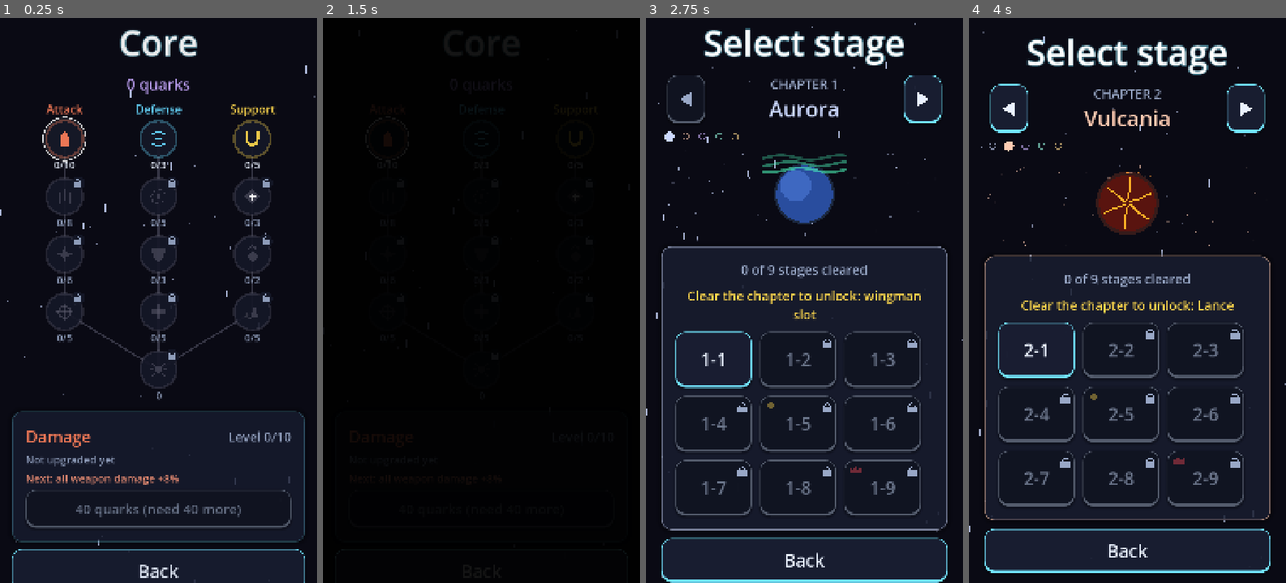
Above: before the commit, frames 1-4 (left to right).
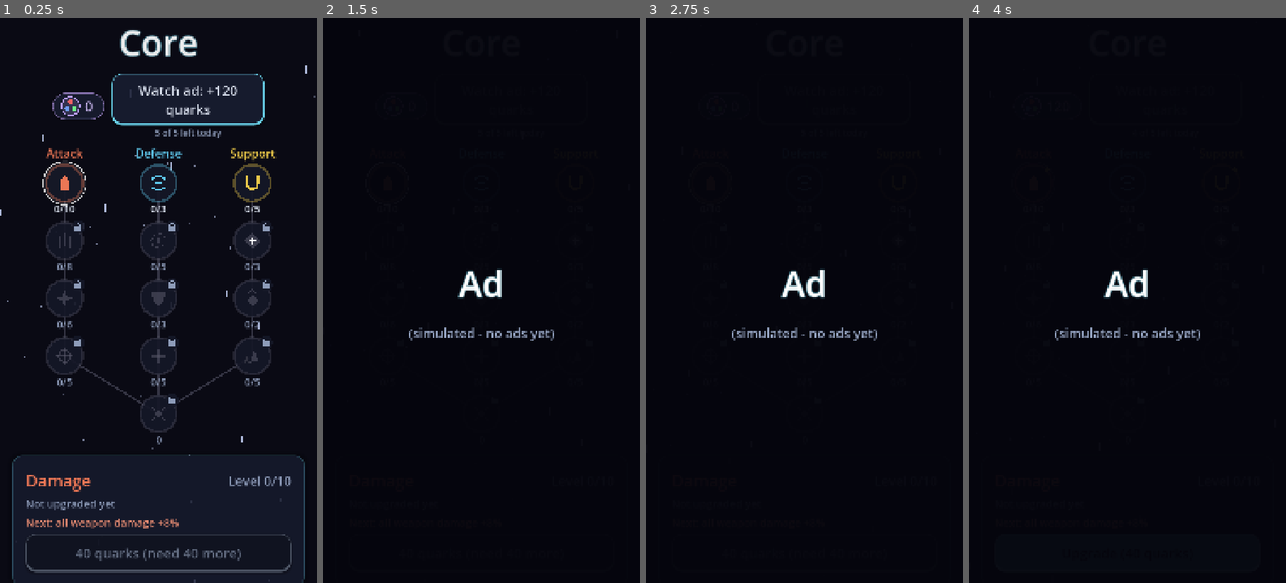
Above: after the commit, the same moments.

Repository: GDPonsoni/Nucleon-Squad-3D
Game: Godot game, scene res://scenes/upgrades.tscn
Two runs of this game, one before a commit and one after it. Both use one fixed random seed, a clock stepped at 60 frames per second and the inputs below. This scene is started directly instead of the project's main scene.
Inputs (mouse positions are in pixels of both pictures, inside the frame that each line leads up to):
- Up to frame 1 (0.25 s): no input
- Up to frame 2 (1.5 s): click (510, 97) at 0.5 s, where only the run after the commit has a clickable "Watch ad: +120 quarks"; click (481, 571) at 1.25 s, where only the run before the commit has a clickable "Back"
- Up to frame 3 (2.75 s): click (804, 244) at 2 s, where only the run before the commit has a clickable "Play"
- Up to frame 4 (4 s): move the mouse to (1197, 272) at 2.77 s; hold Right (ui_right) 2.78-3.5 s; click (1197, 272) at 2.92 s; click (1162, 97) at 3.5 s, where only the run after the commit has a clickable "Watch ad: +120 quarks"

The runs differ from the first frame. In frame 1, 15% of the frame differs, in the area x 3-97%, y 9-100%; in frame 2, 0.9%; in frame 3, 41%, in the area x 0-100%, y 0-100%; in frame 4, 39%.

Commit message:
feat(ui): selo de quarks, quarks por anúncio, banner simulado e estatísticas opcionais
- Selo de quarks (ícone e saldo, com contagem animada ao ganhar) no topo
  do menu inicial e na tela Núcleo; o botão Núcleo fica só com o nome.
- Tela Núcleo: ver anúncio (simulado) para ganhar quarks, até 5 por dia;
  a recompensa cresce com os capítulos concluídos.
- Menu inicial: espaço reservado para um banner pequeno no rodapé
  (AdService.make_banner_placeholder, a trocar pelo SDK).
- Configurações: "Estatísticas na tela" liga e desliga o FPS e os
  contadores da partida (para mostrar a demo).
- Botões de alternância encolhem a fonte para caber (espanhol estourava).

Co-Authored-By: Claude Opus 5.5 <noreply@anthropic.com>

Diff:
--- a/data/i18n/strings.csv
+++ b/data/i18n/strings.csv
@@ -52,7 +52,7 @@
 PLANET_4_NAME,Singularity,Singularidade,Singularidad
 BOSS_4_NAME,Hydra,Hidra,Hidra
 SWITCH_CHOOSE,Choose your next ship,Escolha a próxima nave,Elige tu próxima nave
-MENU_UPGRADES,Core (%d quarks),Núcleo (%d quarks),Núcleo (%d quarks)
+MENU_UPGRADES,Core,Núcleo,Núcleo
 RESULT_QUARKS,Quarks,Quarks,Quarks
 RESULT_QUARKS_DETAIL,enemies +%d · stage +%d,inimigos +%d · fase +%d,enemigos +%d · fase +%d
 RESULT_UPGRADES,Upgrade core (%d quarks),Evoluir núcleo (%d quarks),Mejorar núcleo (%d quarks)
@@ -141,3 +141,8 @@
 SQUAD_COMPANION_NONE,None,Nenhuma,Ninguna
 SQUAD_SLOTS_TITLE,Squad,Esquadrão,Escuadrón
 SETTINGS_PICK_LANGUAGE,Choose the language,Escolha o idioma,Elige el idioma
+ADS_EARN_BUTTON,Watch ad: +%d quarks,Ver anúncio: +%d quarks,Ver anuncio: +%d quarks
+ADS_EARN_LEFT,%d of %d left today,%d de %d restantes hoje,%d de %d restantes hoy
+ADS_EARN_DONE,Come back tomorrow for more,Volte amanhã para mais,Vuelve mañana por más
+BANNER_PLACEHOLDER,Banner ad space (simulated),Espaço do banner (simulado),Espacio del banner (simulado)
+SETTINGS_STATS,On-screen stats,Estatísticas na tela,Estadísticas en pantalla
--- a/scripts/core/ad_service.gd
+++ b/scripts/core/ad_service.gd
@@ -12,6 +12,23 @@
 
 func is_rewarded_available() -> bool:
 	return not _busy
+
+
+## Espaço do banner (simulado): retângulo marcando onde o banner real vai ficar.
+## Com o SDK, troque por um nó que exibe o banner do AdMob na mesma área.
+func make_banner_placeholder() -> Control:
+	var panel := PanelContainer.new()
+	var style := StyleBoxFlat.new()
+	style.bg_color = Color(0.0, 0.0, 0.0, 0.55)
+	style.border_color = Color(Params.ui_muted_text_color, 0.4)
+	style.border_width_top = 2
+	panel.add_theme_stylebox_override("panel", style)
+	panel.mouse_filter = Control.MOUSE_FILTER_IGNORE
+	var label := UiFactory.make_subtitle("BANNER_PLACEHOLDER")
+	label.add_theme_font_size_override("font_size", Params.results_detail_font_size)
+	label.vertical_alignment = VERTICAL_ALIGNMENT_CENTER
+	panel.add_child(label)
+	return panel
 
 
 ## Mostra o anúncio. Quem chamou deve aguardar rewarded_finished.
--- a/scripts/core/params.gd
+++ b/scripts/core/params.gd
@@ -27,8 +27,17 @@
 var companion_sound_db: float = -8.0  # a nave auxiliar soa mais baixo
 var default_settings: Dictionary = {
 	"master": 1.0, "music": 0.7, "sfx": 0.8, "vibration": true, "reduced_effects": false, "language": "auto",
+	"show_stats": true,
 }
 var languages: PackedStringArray = ["auto", "pt_BR", "en", "es"]
+var ad_quarks_base: int = 120  # quarks por anúncio assistido
+var ad_quarks_per_chapter: int = 60  # a mais por capítulo concluído
+var ad_quarks_daily_limit: int = 5
+var ad_button_size: Vector2 = Vector2(520.0, 120.0)
+var banner_height: float = 150.0  # espaço simulado do banner no menu inicial
+var quark_badge_height: float = 92.0
+var quark_badge_font_size: int = 48
+var quark_badge_count_seconds: float = 0.8
 var vibration_ms: int = 60  # levar hit
 var haptic_tick_ms: int = 12  # toque leve: trocar de capítulo, trocar de nave
 var haptic_level_up_ms: int = 25
--- a/scripts/core/save_game.gd
+++ b/scripts/core/save_game.gd
@@ -15,6 +15,8 @@
 var quarks_earned_total: int = 0  # total ganho desde o início (estatística)
 var upgrades: Dictionary = {}  # id do nó da evolução -> nível
 var settings: Dictionary = {}  # configurações alteradas (as outras usam Params.default_settings)
+var ad_day: String = ""  # dia (AAAA-MM-DD) da contagem de anúncios por quarks
+var ad_count: int = 0  # anúncios por quarks vistos nesse dia
 ## Capítulos concluídos na campanha antiga (migração): contam como concluídos.
 var cleared_chapters: PackedStringArray = PackedStringArray()
 ## false = não grava no aparelho (ferramentas de teste e simulação)
@@ -120,6 +122,34 @@
 	quarks += amount
 	quarks_earned_total += amount
 	save()
+
+
+## Anúncios por quarks que ainda dá para ver hoje.
+func ads_left_today() -> int:
+	if ad_day != Time.get_date_string_from_system():
+		return Params.ad_quarks_daily_limit
+	return maxi(Params.ad_quarks_daily_limit - ad_count, 0)
+
+
+## Quarks de cada anúncio: crescem com os capítulos concluídos.
+func ad_quark_reward() -> int:
+	var cleared: int = 0
+	for p in Session.campaign.planets.size():
+		if is_chapter_cleared(p):
+			cleared += 1
+	return Params.ad_quarks_base + Params.ad_quarks_per_chapter * cleared
+
+
+## Anúncio assistido até o fim: soma os quarks e conta no limite do dia.
+func grant_ad_quarks() -> int:
+	var today: String = Time.get_date_string_from_system()
+	if ad_day != today:
+		ad_day = today
+		ad_count = 0
+	ad_count += 1
+	var reward: int = ad_quark_reward()
+	add_quarks(reward)
+	return reward
 
 
 func upgrade_level(node: UpgradeData) -> int:
@@ -180,6 +210,8 @@
 		"upgrades": upgrades,
 		"cleared_chapters": cleared_chapters,
 		"settings": settings,
+		"ad_day": ad_day,
+		"ad_count": ad_count,
 	}
 
 
@@ -214,6 +246,8 @@
 	if typeof(levels) == TYPE_DICTIONARY:
 		for id in levels:
 			upgrades[String(id)] = maxi(int(levels[id]), 0)
+	ad_day = String(data.get("ad_day", ""))
+	ad_count = maxi(int(data.get("ad_count", 0)), 0)
 	var saved_settings: Variant = data.get("settings", {})
 	if typeof(saved_settings) == TYPE_DICTIONARY:
 		for key in saved_settings:
--- a/scripts/ui/debug_overlay.gd
+++ b/scripts/ui/debug_overlay.gd
@@ -19,6 +19,10 @@
 
 
 func _process(_delta: float) -> void:
+	# Estatísticas podem ser escondidas nas configurações (ex.: mostrar a demo)
+	_label.visible = bool(SaveGame.setting("show_stats"))
+	if not _label.visible:
+		return
 	var text: String = "FPS %d\ntime scale %.2f" % [Engine.get_frames_per_second(), Engine.time_scale]
 	if stats.is_valid():
 		text += "\n" + stats.call()
--- a/scripts/ui/main_menu.gd
+++ b/scripts/ui/main_menu.gd
@@ -1,7 +1,8 @@
 extends Control
 ## Menu inicial: escolher a fase, montar o esquadrão, evoluir o núcleo ou configurar.
 ## Para sair, o botão Voltar do Android.
-## Fundo de estrelas, nave animada e saldo de quarks.
+## Fundo de estrelas, nave animada, selo com o saldo de quarks no topo e o espaço
+## do banner de anúncio no rodapé (só nesta tela).
 
 
 func _ready() -> void:
@@ -18,7 +19,21 @@
 
 	var column := UiFactory.make_column()
 	var center := UiFactory.make_centered(column)
+	# O conteúdo não cobre o banner do rodapé
+	center.offset_bottom = -Params.banner_height
 	add_child(center)
+
+	var badge := QuarkBadge.new()
+	badge.set_anchors_preset(Control.PRESET_TOP_RIGHT)
+	badge.grow_horizontal = Control.GROW_DIRECTION_BEGIN
+	badge.offset_right = -Params.hud_margin.x
+	badge.offset_top = Params.pause_button_margin.y
+	add_child(badge)
+
+	var banner: Control = AdService.make_banner_placeholder()
+	banner.set_anchors_preset(Control.PRESET_BOTTOM_WIDE)
+	banner.offset_top = -Params.banner_height
+	add_child(banner)
 	UiFactory.animate_in(center)
 
 	column.add_child(UiFactory.make_title("GAME_TITLE"))
@@ -31,9 +46,7 @@
 	squad_button.pressed.connect(SceneTransition.go_to.bind(ScenePaths.SQUAD))
 	column.add_child(squad_button)
 
-	var upgrades_button := UiFactory.make_button("")
-	upgrades_button.auto_translate_mode = Node.AUTO_TRANSLATE_MODE_DISABLED
-	upgrades_button.text = tr("MENU_UPGRADES") % SaveGame.quarks
+	var upgrades_button := UiFactory.make_button("MENU_UPGRADES")
 	upgrades_button.pressed.connect(_on_upgrades_pressed)
 	column.add_child(upgrades_button)
 
--- /dev/null
+++ b/scripts/ui/quark_badge.gd
@@ -0,0 +1,55 @@
+class_name QuarkBadge
+extends PanelContainer
+## Selo com o saldo de quarks: painel arredondado, ícone do quark e o número.
+## set_amount(valor, true) conta até o valor novo e dá um pulo (ganho de quarks).
+
+var _label: Label
+var _icon: Control
+var _shown: int = 0
+
+
+func _ready() -> void:
+	var style := StyleBoxFlat.new()
+	style.bg_color = Color(Params.ui_panel_color, 0.9)
+	style.border_color = Color(Params.quark_color, 0.7)
+	style.set_border_width_all(Params.ui_border_width)
+	style.set_corner_radius_all(int(Params.quark_badge_height * 0.5))
+	style.content_margin_left = Params.quark_badge_height * 0.3
+	style.content_margin_right = Params.quark_badge_height * 0.45
+	style.shadow_color = Color(0.0, 0.0, 0.0, 0.3)
+	style.shadow_size = 8
+	add_theme_stylebox_override("panel", style)
+	custom_minimum_size.y = Params.quark_badge_height
+	var row := HBoxContainer.new()
+	row.add_theme_constant_override("separation", 14)
+	add_child(row)
+	_icon = Control.new()
+	_icon.custom_minimum_size = Vector2.ONE * Params.quark_badge_height * 0.75
+	_icon.size_flags_vertical = Control.SIZE_SHRINK_CENTER
+	_icon.draw.connect(func() -> void:
+		UiFactory.draw_quark_icon(_icon, _icon.size * 0.5, _icon.size.x * 0.45))
+	row.add_child(_icon)
+	_label = Label.new()
+	_label.auto_translate_mode = Node.AUTO_TRANSLATE_MODE_DISABLED
+	_label.add_theme_font_size_override("font_size", Params.quark_badge_font_size)
+	_label.add_theme_color_override("font_color", Params.quark_color.lightened(0.3))
+	_label.size_flags_vertical = Control.SIZE_SHRINK_CENTER
+	row.add_child(_label)
+	resized.connect(func() -> void: pivot_offset = size * 0.5)
+	set_amount(SaveGame.quarks, false)
+
+
+func set_amount(value: int, animate: bool) -> void:
+	if not animate:
+		_set_shown(value)
+		return
+	var tween := create_tween().set_ignore_time_scale(true)
+	tween.tween_method(func(v: float) -> void: _set_shown(int(v)), float(_shown), float(value), Params.quark_badge_count_seconds)
+	var pop := create_tween().set_ignore_time_scale(true).set_trans(Tween.TRANS_BACK).set_ease(Tween.EASE_OUT)
+	pop.tween_property(self, "scale", Vector2.ONE * 1.15, 0.12)
+	pop.tween_property(self, "scale", Vector2.ONE, 0.25)
+
+
+func _set_shown(value: int) -> void:
+	_shown = value
+	_label.text = str(value)
--- a/scripts/ui/settings_panel.gd
+++ b/scripts/ui/settings_panel.gd
@@ -1,7 +1,7 @@
 class_name SettingsPanel
 extends VBoxContainer
 ## Configurações do jogo: volumes (geral, música, efeitos sonoros), vibração, efeitos
-## visuais reduzidos e idioma. Salva na hora (SaveGame.settings) e é usado na tela
+## visuais reduzidos, estatísticas na tela (FPS e contadores) e idioma. Salva na hora (SaveGame.settings) e é usado na tela
 ## de configurações do menu e na pausa.
 
 signal back_pressed
@@ -22,6 +22,7 @@
 	_add_slider("SETTINGS_SFX", "sfx", func() -> void: Audio.play(&"powerup_pickup"))
 	_add_toggle("SETTINGS_VIBRATION", "vibration", "SETTINGS_ON", "SETTINGS_OFF")
 	_add_toggle("SETTINGS_EFFECTS", "reduced_effects", "SETTINGS_EFFECTS_REDUCED", "SETTINGS_EFFECTS_FULL")
+	_add_toggle("SETTINGS_STATS", "show_stats", "SETTINGS_ON", "SETTINGS_OFF")
 	_add_language()
 	var back := UiFactory.make_button("MENU_BACK")
 	back.pressed.connect(back_pressed.emit)
@@ -56,8 +57,12 @@
 func _add_toggle(label_key: String, setting: String, on_key: String, off_key: String) -> void:
 	var button := UiFactory.make_button("")
 	button.auto_translate_mode = Node.AUTO_TRANSLATE_MODE_DISABLED
+	button.custom_minimum_size.x = Params.settings_slider_width
 	var refresh := func() -> void:
 		button.text = "%s: %s" % [tr(label_key), tr(on_key if bool(SaveGame.setting(setting)) else off_key)]
+		# Textos longos (espanhol) encolhem para caber na largura do painel
+		button.add_theme_font_size_override("font_size", UiFactory.fit_font_size(button.text,
+			Params.settings_slider_width - Params.ui_button_padding * 2.0, Params.ui_font_size))
 	refresh.call()
 	button.pressed.connect(func() -> void:
 		SaveGame.set_setting(setting, not bool(SaveGame.setting(setting)))
@@ -71,6 +76,9 @@
 	button.auto_translate_mode = Node.AUTO_TRANSLATE_MODE_DISABLED
 	var current: String = String(SaveGame.setting("language"))
 	button.text = "%s: %s" % [tr("SETTINGS_LANGUAGE"), tr("LANGUAGE_" + current.to_upper())]
+	button.custom_minimum_size.x = Params.settings_slider_width
+	button.add_theme_font_size_override("font_size", UiFactory.fit_font_size(button.text,
+		Params.settings_slider_width - Params.ui_button_padding * 2.0, Params.ui_font_size))
 	button.pressed.connect(_show_language_list)
 	add_child(button)
 
--- a/scripts/ui/upgrade_screen.gd
+++ b/scripts/ui/upgrade_screen.gd
@@ -5,7 +5,9 @@
 var _tree: UpgradeTreeData
 var _view: UpgradeTreeView
 var _scroll: ScrollContainer
-var _balance: Label
+var _balance: QuarkBadge
+var _ad_button: Button
+var _ad_info: Label
 var _name_label: Label
 var _level_label: Label
 var _now_label: Label
@@ -35,11 +37,14 @@
 	center.add_child(column)
 
 	column.add_child(UiFactory.make_title("UPGRADES_TITLE"))
-	_balance = UiFactory.make_subtitle("")
-	_balance.auto_translate_mode = Node.AUTO_TRANSLATE_MODE_DISABLED
-	_balance.add_theme_color_override("font_color", Params.quark_color)
-	_balance.add_theme_font_size_override("font_size", Params.upgrade_balance_font_size)
-	column.add_child(_balance)
+	var top := HBoxContainer.new()
+	top.alignment = BoxContainer.ALIGNMENT_CENTER
+	top.add_theme_constant_override("separation", Params.upgrade_spacing)
+	column.add_child(top)
+	_balance = QuarkBadge.new()
+	_balance.size_flags_vertical = Control.SIZE_SHRINK_CENTER
+	top.add_child(_balance)
+	top.add_child(_build_ad_offer())
 
 	_view = UpgradeTreeView.new()
 	_view.tree = _tree
@@ -122,7 +127,8 @@
 
 ## Atualiza saldo e painel do nó selecionado.
 func _refresh() -> void:
-	_balance.text = tr("UPGRADES_BALANCE") % SaveGame.quarks
+	_balance.set_amount(SaveGame.quarks, false)
+	_refresh_ad_offer()
 	var node: UpgradeData = _selected
 	var level: int = SaveGame.upgrade_level(node)
 	_name_label.text = tr(node.name_key)
@@ -172,8 +178,48 @@
 
 func _on_buy_pressed() -> void:
 	if SaveGame.buy_upgrade(_selected):
+		Audio.play(&"ui_confirm")
 		_view.play_pulse(_selected)
 		_refresh()
+
+
+## Ganhar quarks com anúncio (limite por dia): botão e quantos ainda restam hoje.
+func _build_ad_offer() -> VBoxContainer:
+	var box := VBoxContainer.new()
+	box.alignment = BoxContainer.ALIGNMENT_CENTER
+	_ad_button = UiFactory.make_button("")
+	_ad_button.auto_translate_mode = Node.AUTO_TRANSLATE_MODE_DISABLED
+	_ad_button.custom_minimum_size = Params.ad_button_size
+	_ad_button.add_theme_font_size_override("font_size", Params.upgrade_buy_font_size)
+	_ad_button.autowrap_mode = TextServer.AUTOWRAP_WORD_SMART
+	_ad_button.pressed.connect(_on_ad_pressed)
+	box.add_child(_ad_button)
+	_ad_info = UiFactory.make_subtitle("")
+	_ad_info.auto_translate_mode = Node.AUTO_TRANSLATE_MODE_DISABLED
+	_ad_info.add_theme_font_size_override("font_size", Params.results_detail_font_size)
+	box.add_child(_ad_info)
+	return box
+
+
+func _refresh_ad_offer() -> void:
+	var left: int = SaveGame.ads_left_today()
+	_ad_button.text = tr("ADS_EARN_BUTTON") % SaveGame.ad_quark_reward()
+	_ad_button.disabled = left <= 0 or not AdService.is_rewarded_available()
+	_ad_info.text = tr("ADS_EARN_LEFT") % [left, Params.ad_quarks_daily_limit] if left > 0 else tr("ADS_EARN_DONE")
+
+
+func _on_ad_pressed() -> void:
+	if SaveGame.ads_left_today() <= 0 or not AdService.is_rewarded_available():
+		return
+	_ad_button.disabled = true
+	AdService.show_rewarded()
+	var granted: bool = await AdService.rewarded_finished
+	if granted:
+		SaveGame.grant_ad_quarks()
+		Audio.play(&"powerup_pickup")
+		Audio.vibrate(Params.haptic_level_up_ms)
+		_balance.set_amount(SaveGame.quarks, true)
+	_refresh()
 
 
 func _go_back() -> void:
--- a/tests/test_suite.gd
+++ b/tests/test_suite.gd
@@ -249,3 +249,22 @@
 	check(tr("MENU_PLAY") == "Jugar" and tr("MENU_SETTINGS") == "Ajustes", "textos em espanhol: %s" % tr("MENU_PLAY"))
 	SaveGame.settings = saved
 	SaveGame.settings_changed.emit()
+
+
+func test_ad_quarks_daily_limit() -> void:
+	var save := _fresh_save()
+	check(save.ads_left_today() == Params.ad_quarks_daily_limit, "limite cheio no começo")
+	var reward: int = save.grant_ad_quarks()
+	check(reward == Params.ad_quarks_base and save.quarks == reward, "primeiro anúncio: %d quarks" % reward)
+	for i in Params.ad_quarks_daily_limit:
+		save.grant_ad_quarks()
+	check(save.ads_left_today() == 0, "limite do dia acaba")
+	save.ad_day = "2000-01-01"
+	check(save.ads_left_today() == Params.ad_quarks_daily_limit, "dia novo libera de novo")
+	save.cleared_chapters = PackedStringArray(["planet_1", "planet_2"])
+	check(save.ad_quark_reward() == Params.ad_quarks_base + 2 * Params.ad_quarks_per_chapter, "recompensa cresce com capítulos")
+	var copy := _fresh_save()
+	copy.from_dict(JSON.parse_string(JSON.stringify(save.to_dict())))
+	check(copy.ad_day == "2000-01-01" and copy.ad_count == save.ad_count, "contagem salva")
+	save.free()
+	copy.free()
Not shown, added: scripts/ui/quark_badge.gd.uid
Not shown, changed: docs/ESTADO_ATUAL.md
